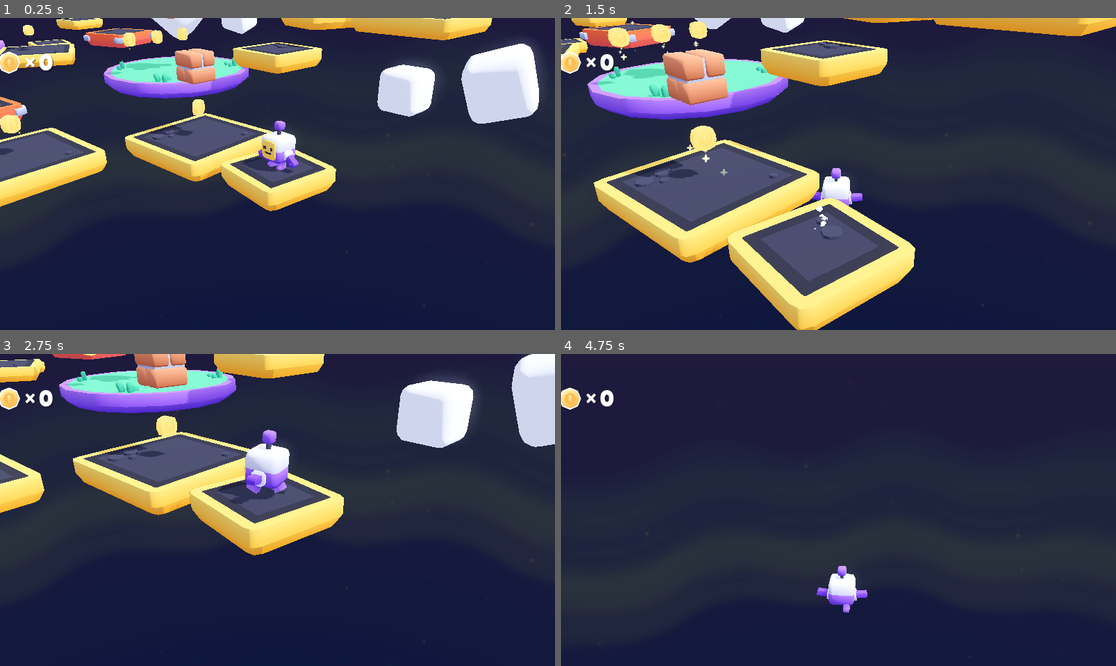
Above: before the commit, frames 1-4 (two rows, left to right).
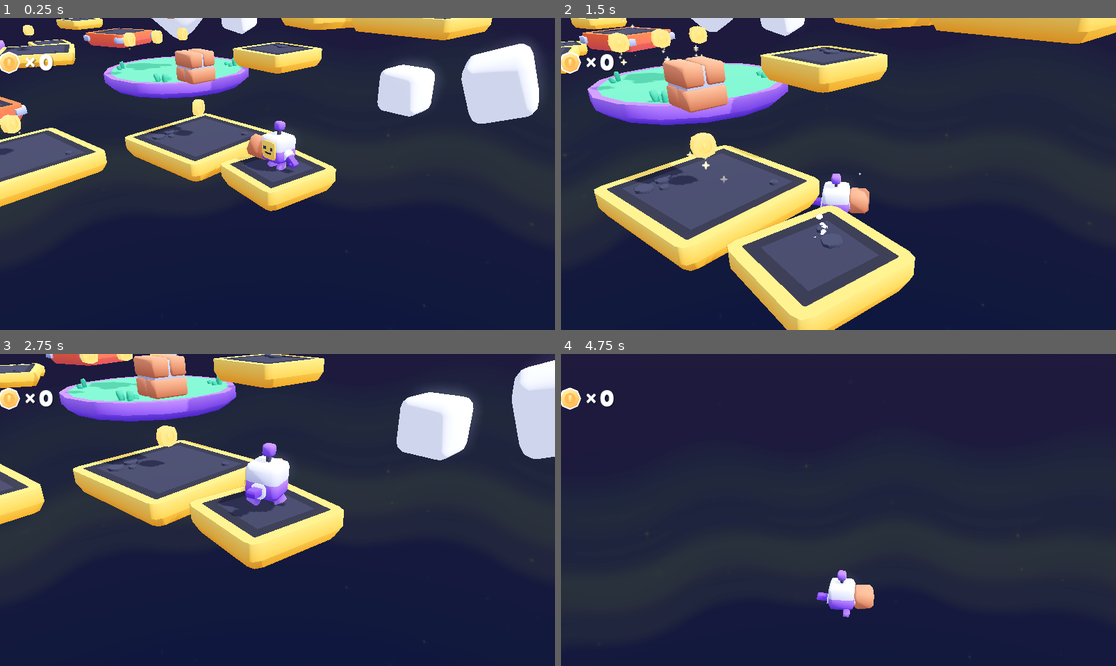
Above: after the commit, the same moments.

Repository: Baptoaster/I_Cast_Gun
Game: Godot game, scene res://scenes/main.tscn
Two runs of this game, one before a commit and one after it. Both use one fixed random seed, a clock stepped at 60 frames per second and the inputs below.
Inputs (mouse positions are in pixels of both pictures, inside the frame that each line leads up to):
- Up to frame 1 (0.25 s): no input
- Up to frame 2 (1.5 s): move the mouse to (866, 174) at 0.52 s; hold Right mouse button (aim) 0.53-1.28 s; hold W (move_forward) from 0.53 s (still down); tap Space (jump) at 0.77 s; click (866, 174) at 0.8 s; move the mouse to (810, 174) at 1.27 s; click (810, 174) at 1.35 s
- Up to frame 3 (2.75 s): keep holding W (move_forward); tap Space (jump) at 1.52 s; right-click (249, 510) at 1.55 s; move the mouse to (288, 503) at 2.02 s; hold Right mouse button (aim) from 2.03 s (still down); click (288, 503) at 2.3 s
- Up to frame 4 (4.75 s): keep holding W (move_forward); move the mouse to (832, 516) at 2.77 s; release Right mouse button (aim) at 2.78 s; tap Down (camera_down) at 2.85 s; tap Space (jump) at 3.02, 3.77, 4.52 s; right-click (832, 516) at 3.05 s; move the mouse to (877, 513) at 3.52 s; tap Left (camera_left) at 3.6 s; click (877, 513) at 3.8 s; move the mouse to (794, 506) at 4.27 s; tap Right (camera_right) at 4.35 s; right-click (794, 506) at 4.55 s

The runs differ from the first frame. In frame 1, 0.2% of the frame differs, in the area x 42-48%, y 36-47%; in frame 2, 20%; in frame 3, 22%, in the area x 0-100%, y 0-70%; in frame 4, 0.7%.
Error after the commit: Cannot call method 'get_mouse_position' on a null value. (res://scripts/player.gd:190)

Commit message:
WIP shooting weapon

Diff:
--- /dev/null
+++ b/objects/Bullet.tscn
@@ -0,0 +1,17 @@
+[gd_scene format=3 uid="uid://023uhvned0c8"]
+
+[ext_resource type="Script" uid="uid://bxhcmxx52fhsh" path="res://objects/bullet.gd" id="1_75dxu"]
+[ext_resource type="ArrayMesh" uid="uid://deu06eho4c74" path="res://meshes/dust.res" id="1_ymh8l"]
+
+[sub_resource type="SphereShape3D" id="SphereShape3D_75dxu"]
+radius = 0.13414507
+
+[node name="Bullet" type="Area3D" unique_id=449788522]
+script = ExtResource("1_75dxu")
+
+[node name="CollisionShape3D" type="CollisionShape3D" parent="." unique_id=1361646459]
+shape = SubResource("SphereShape3D_75dxu")
+
+[node name="MeshInstance3D" type="MeshInstance3D" parent="." unique_id=1539213088]
+transform = Transform3D(0.74533916, 0, 0, 0, 0.74533916, 0, 0, 0, 0.74533916, 0, 0, 0)
+mesh = ExtResource("1_ymh8l")
--- /dev/null
+++ b/objects/Weapon.tscn
@@ -0,0 +1,16 @@
+[gd_scene format=3 uid="uid://bodq3t5qimlla"]
+
+[ext_resource type="Script" uid="uid://drmne4gyu4otn" path="res://objects/weapon.gd" id="1_laojl"]
+[ext_resource type="ArrayMesh" uid="uid://bkyb0o2ipxxya" path="res://meshes/brick.res" id="1_s8wfe"]
+[ext_resource type="PackedScene" uid="uid://023uhvned0c8" path="res://objects/Bullet.tscn" id="2_r0ix3"]
+
+[node name="Weapon" type="Node3D" unique_id=1238854687]
+script = ExtResource("1_laojl")
+bullet_scene = ExtResource("2_r0ix3")
+muzzle_path = NodePath("Marker3D")
+
+[node name="MeshInstance3D" type="MeshInstance3D" parent="." unique_id=133018331]
+mesh = ExtResource("1_s8wfe")
+
+[node name="Marker3D" type="Marker3D" parent="." unique_id=1022727174]
+transform = Transform3D(1, 0, 0, 0, 1, 0, 0, 0, 1, 0, 0, 0.31614047)
--- /dev/null
+++ b/objects/bullet.gd
@@ -0,0 +1,21 @@
+extends Area3D
+
+@export var lifetime := 3.0
+
+var direction := Vector3.ZERO
+var speed := 0.0
+
+func setup(dir: Vector3, bullet_speed: float) -> void:
+	direction = dir.normalized()
+	speed = bullet_speed
+
+func _ready():
+	body_entered.connect(_on_body_entered)
+	await get_tree().create_timer(lifetime).timeout
+	queue_free()
+
+func _physics_process(delta):
+	global_position += direction * speed * delta
+
+func _on_body_entered(body):
+	queue_free()
--- a/objects/player.tscn
+++ b/objects/player.tscn
@@ -1,10 +1,11 @@
-[gd_scene load_steps=11 format=3 uid="uid://dl2ed4gkybggf"]
+[gd_scene format=3 uid="uid://dl2ed4gkybggf"]
 
 [ext_resource type="Script" uid="uid://br1k30d32naot" path="res://scripts/player.gd" id="1_ffboj"]
 [ext_resource type="PackedScene" uid="uid://c0e27836xgmhi" path="res://objects/character.tscn" id="2_nero3"]
 [ext_resource type="Texture2D" uid="uid://8ggihh27mlrr" path="res://sprites/blob_shadow.png" id="3_0c7wt"]
 [ext_resource type="ArrayMesh" uid="uid://deu06eho4c74" path="res://meshes/dust.res" id="4_mvhqy"]
 [ext_resource type="AudioStream" uid="uid://cydjn1ct3hps2" path="res://sounds/walking.ogg" id="5_ics1s"]
+[ext_resource type="PackedScene" uid="uid://bodq3t5qimlla" path="res://objects/Weapon.tscn" id="6_3rerk"]
 
 [sub_resource type="CapsuleShape3D" id="CapsuleShape3D_gdq8c"]
 radius = 0.3
@@ -35,23 +36,24 @@
 scale_min = 0.75
 scale_curve = SubResource("CurveTexture_f46kd")
 
-[node name="Player" type="CharacterBody3D"]
+[node name="Player" type="CharacterBody3D" unique_id=785528997 node_paths=PackedStringArray("weapon")]
 script = ExtResource("1_ffboj")
+weapon = NodePath("Weapon")
 
-[node name="Collider" type="CollisionShape3D" parent="."]
+[node name="Collider" type="CollisionShape3D" parent="." unique_id=1912544512]
 transform = Transform3D(1, 0, 0, 0, 1, 0, 0, 0, 1, 0, 0.55, 0)
 shape = SubResource("CapsuleShape3D_gdq8c")
 
-[node name="Character" parent="." instance=ExtResource("2_nero3")]
+[node name="Character" parent="." unique_id=172697163 instance=ExtResource("2_nero3")]
 
-[node name="Shadow" type="Decal" parent="."]
+[node name="Shadow" type="Decal" parent="." unique_id=1566032187]
 transform = Transform3D(1, 0, 0, 0, 1, 0, 0, 0, 1, 0, -0.9, 0)
 size = Vector3(1, 2, 1)
 texture_albedo = ExtResource("3_0c7wt")
 modulate = Color(1, 1, 1, 0.705882)
 normal_fade = 0.5
 
-[node name="ParticlesTrail" type="GPUParticles3D" parent="."]
+[node name="ParticlesTrail" type="GPUParticles3D" parent="." unique_id=1366456446]
 physics_interpolation_mode = 2
 material_override = SubResource("StandardMaterial3D_q7stj")
 cast_shadow = 0
@@ -60,10 +62,13 @@
 process_material = SubResource("ParticleProcessMaterial_3rerk")
 draw_pass_1 = ExtResource("4_mvhqy")
 
-[node name="SoundFootsteps" type="AudioStreamPlayer" parent="."]
+[node name="SoundFootsteps" type="AudioStreamPlayer" parent="." unique_id=2137721272]
 stream = ExtResource("5_ics1s")
 volume_db = -5.0
 pitch_scale = 1.25
 autoplay = true
 
+[node name="Weapon" parent="." unique_id=1238854687 instance=ExtResource("6_3rerk")]
+transform = Transform3D(-1, 0, -8.742278e-08, 0, 1, 0, 8.742278e-08, 0, -1, -0.49281538, 0.3952968, 0.07260251)
+
 [editable path="Character"]
--- /dev/null
+++ b/objects/weapon.gd
@@ -0,0 +1,23 @@
+extends Node3D
+
+@export var bullet_scene: PackedScene
+@export var muzzle_path: NodePath
+@export var bullet_speed := 60.0
+
+@onready var muzzle: Marker3D = get_node(muzzle_path)
+
+func aim_at(target_point: Vector3) -> void:
+	look_at(target_point, Vector3.UP)
+
+func fire(target_point: Vector3) -> void:
+	if bullet_scene == null:
+		return
+
+	var bullet = bullet_scene.instantiate()
+	get_tree().current_scene.add_child(bullet)
+
+	var origin = muzzle.global_transform.origin
+	bullet.global_transform.origin = origin
+
+	var direction = (target_point - origin).normalized()
+	bullet.setup(direction, bullet_speed)
--- a/project.godot
+++ b/project.godot
@@ -81,6 +81,11 @@
 "events": [Object(InputEventMouseButton,"resource_local_to_scene":false,"resource_name":"","device":-1,"window_id":0,"a …(258 unchanged characters)…
 ]
 }
+fire={
+"deadzone": 0.2,
+"events": [Object(InputEventMouseButton,"resource_local_to_scene":false,"resource_name":"","device":-1,"window_id":0,"alt_pressed":false,"shift_pressed":false,"ctrl_pressed":false,"meta_pressed":false,"button_mask":0,"position":Vector2(0, 0),"global_position":Vector2(0, 0),"factor":1.0,"button_index":1,"canceled":false,"pressed":false,"double_click":false,"script":null)
+]
+}
 
 [physics]
 
--- a/scenes/main.tscn
+++ b/scenes/main.tscn
@@ -28,17 +28,16 @@
 [node name="Environment" type="WorldEnvironment" parent="." unique_id=612712278]
 environment = ExtResource("1_ahusb")
 
-[node name="Player" parent="." unique_id=1570595188 node_paths=PackedStringArray("view") groups=["player"] instance=ExtResource("2_onms2")]
+[node name="Player" parent="." unique_id=1570595188 node_paths=PackedStringArray("view", "camera") groups=["player"] instance=ExtResource("2_onms2")]
 transform = Transform3D(1, 0, 0, 0, 1, 0, 0, 0, 1, 0, 0.49277484, 0)
 view = NodePath("../View")
+camera = NodePath("../View/Camera")
 
 [node name="View" type="Node3D" parent="." unique_id=271189045 node_paths=PackedStringArray("target")]
 transform = Transform3D(0.707107, -0.298836, 0.640856, 0, 0.906308, 0.422618, -0.707107, -0.298836, 0.640856, 0, 0, 0)
 script = ExtResource("5_bg0fr")
 target = NodePath("../Player")
-tps_distance = 10.0
-tps_height = 5.0
-tps_lerp_speed = 20.0
+aim_shoulder_y = 0.8
 
 [node name="Camera" type="Camera3D" parent="View" unique_id=316491439]
 transform = Transform3D(1, 0, 0, 0, 1, 0, 0, 0, 1, 0, 0, 10)
--- a/scripts/player.gd
+++ b/scripts/player.gd
@@ -4,6 +4,8 @@
 
 @export_subgroup("Components")
 @export var view: Node3D
+@export var camera: Camera3D
+@export var weapon: Node3D
 
 @export_subgroup("Properties")
 @export var movement_speed = 250
@@ -19,6 +21,9 @@
 var jump_double = true
 
 var coins = 0
+
+var is_aiming := false
+var aim_distance := 200.0
 
 @onready var particles_trail = $ParticlesTrail
 @onready var sound_footsteps = $SoundFootsteps
@@ -72,6 +77,9 @@
 		Audio.play("res://sounds/land.ogg")
 
 	previously_floored = is_on_floor()
+
+	handle_aim()
+	update_weapon_aim()
 
 # Handle animation(s)
 
@@ -164,3 +172,32 @@
 	coins += 1
 
 	coin_collected.emit(coins)
+
+func handle_aim():
+	is_aiming = Input.is_action_pressed("aim")
+
+	if is_aiming and Input.is_action_just_pressed("fire"):
+		var target_point = get_aim_point()
+		weapon.fire(target_point)
+
+func update_weapon_aim():
+	if is_aiming:
+		var target_point = get_aim_point()
+		weapon.aim_at(target_point)
+
+func get_aim_point() -> Vector3:
+	var viewport := get_viewport()
+	var mouse_pos := viewport.get_mouse_position()
+	var ray_origin := camera.project_ray_origin(mouse_pos)
+	var ray_dir := camera.project_ray_normal(mouse_pos)
+	var ray_end := ray_origin + ray_dir * aim_distance
+
+	var space_state = get_world_3d().direct_space_state
+	var query = PhysicsRayQueryParameters3D.create(ray_origin, ray_end)
+	query.exclude = [self]
+	var result = space_state.intersect_ray(query)
+
+	if result:
+		return result.position
+
+	return ray_end
Not shown, added: objects/bullet.gd.uid
Not shown, added: objects/weapon.gd.uid
